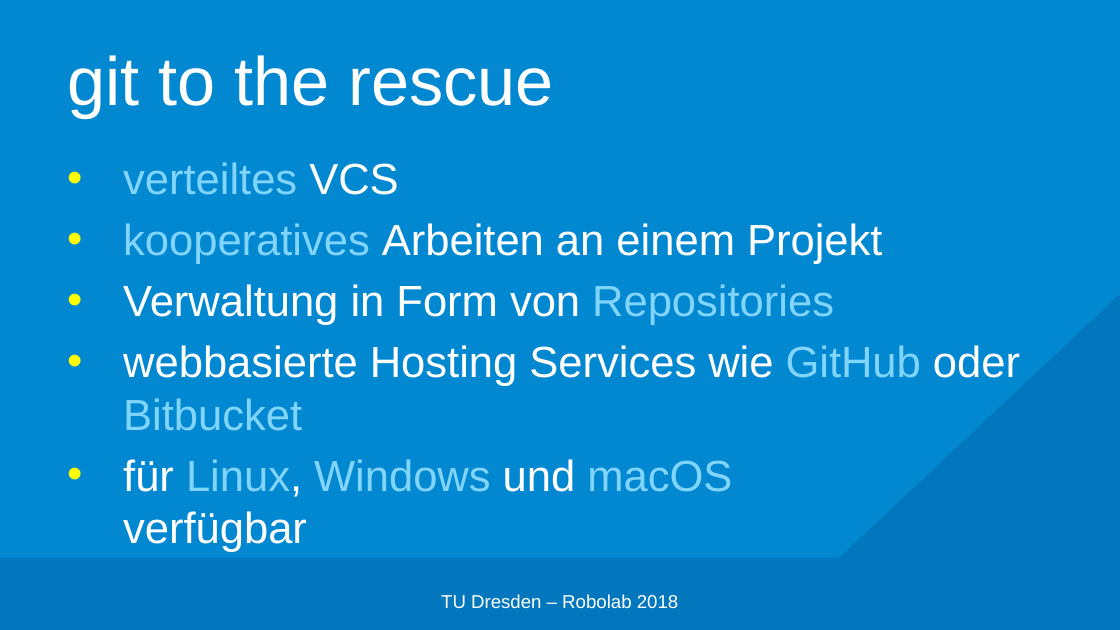
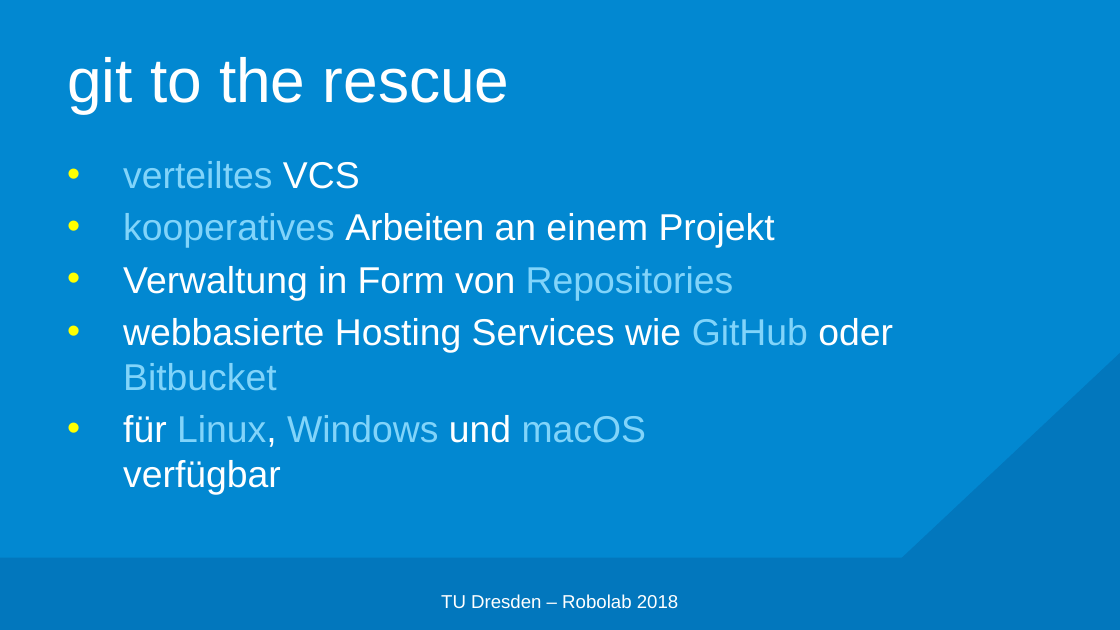
Before and after one commit to edisontrent1337/gitslides, a slide deck: slide 7 of Git.pptx. Drawn at 1120x630 pixels with LibreOffice and Linux fonts; fonts in the diff are those of the drawing; background and template pictures are left out. Boxes give left, top, right and bottom in pixels: in the first picture for what was removed or moved away, otherwise in the second. Text is boxed around its words. In the diff, an @@ line names an element or a change of style, - is before the commit and + after.

```diff
--- a/Git.pptx
+++ b/Git.pptx
@@ title "git to the rescue" at <box>67,57,510,113</box>: size 44 to 40 pt @@
@@ right triangle: place and size @@
-right triangle at <box>405,0,1120,630</box>
+right triangle at <box>468,0,1120,630</box>
@@ text "verteiltes VCS" at <box>123,161,893,494</box>: size 28 to 24 pt @@
```
Also in this commit, not shown: 18 other slides changed, 5 slides added.
